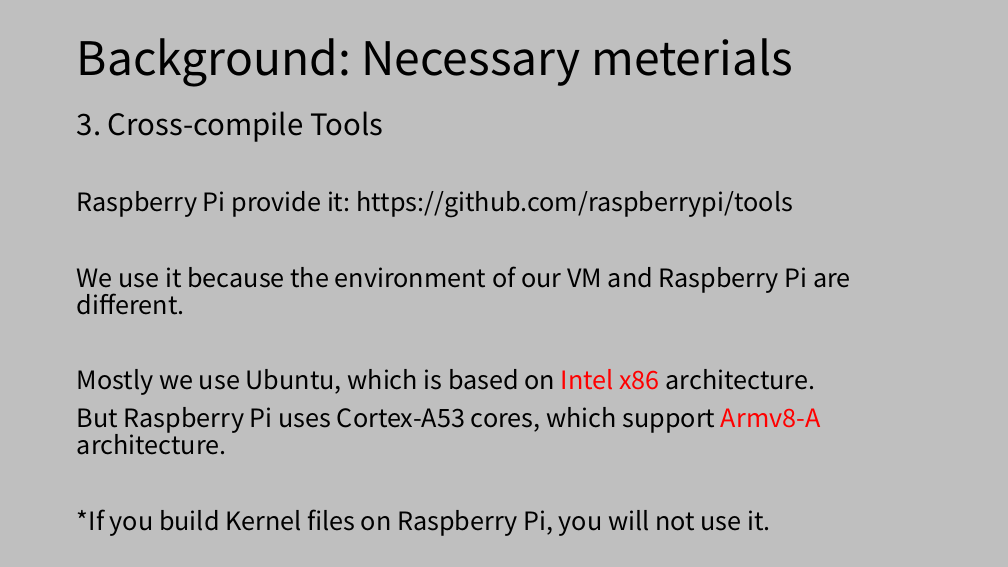
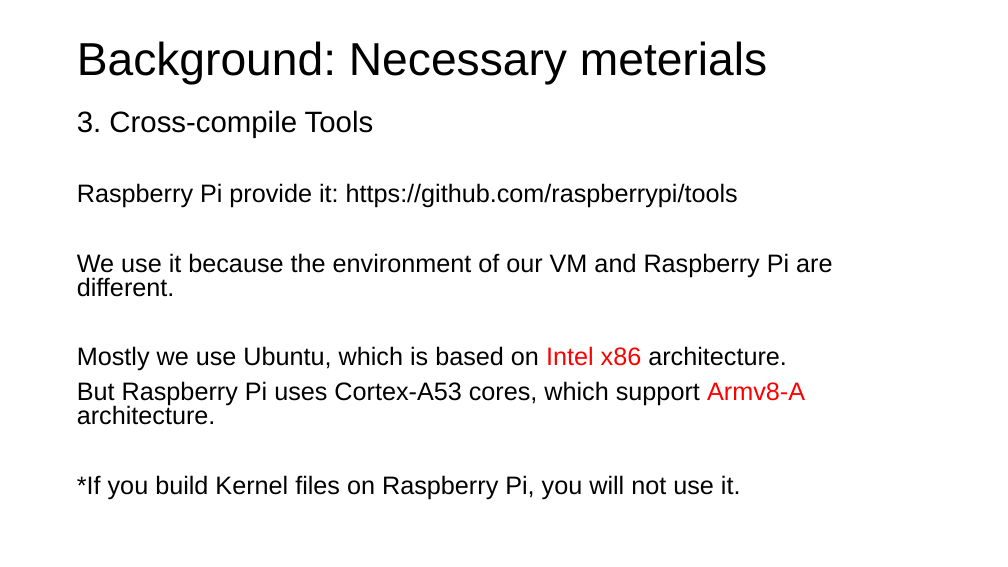
Before and after one commit to Compass-All/nailgun-teaching, a slide deck: slide 7 of defense-lab/NailgunDefense.pptx. Drawn at 1008x567 pixels with LibreOffice and Linux fonts; fonts in the diff are those of the drawing; background and template pictures are left out. Boxes give left, top, right and bottom in pixels: in the first picture for what was removed or moved away, otherwise in the second. Text is boxed around its words. In the diff, an @@ line names an element or a change of style, - is before the commit and + after.

```diff
--- a/defense-lab/NailgunDefense.pptx
+++ b/defense-lab/NailgunDefense.pptx
@@ background #BFBFBF to picture (left out) @@
@@ title "Background: Necessary meterials" at (x1=77, y1=41, x2=767, y2=85): font Noto Sans CJK SC to Arial @@
@@ text "3. Cross-compile Tools" at (x1=77, y1=110, x2=832, y2=499): font Noto Sans CJK SC to Arial; line spacing 0.9 to 0.8 @@
```
Also in this commit, not shown: 34 other slides changed.
